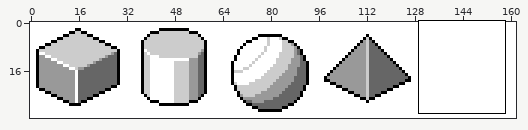
Pixel-art file: BasicShapes/5shapes.aseprite. The first picture is a wide view before the edit; the outline marks the close-up.
Close-up. Earlier state:
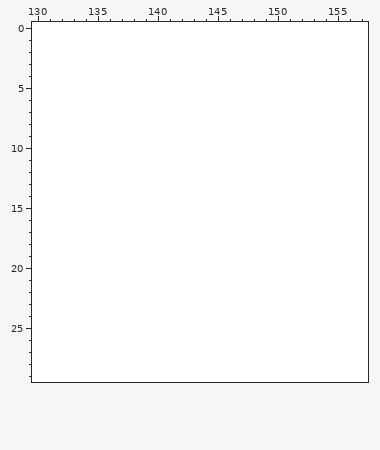
162x32 pixels, 1 frame. Shown: x 130..157, y 0..29.
After the commit:
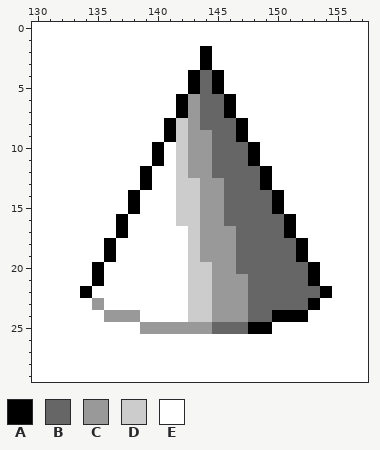
Palette (. is transparent): A #000000  B #666666  C #999999  D #cccccc  E #ffffff
The author wrote: shaded cone.
Change:
--- layer "Layer 2"
@@ x 130..157 @@
  1 EEEEEEEEEEEEEEEEEEEEEEEEEEEE
- 2 EEEEEEEEEEEEEEEEEEEEEEEEEEEE
- 3 EEEEEEEEEEEEEEEEEEEEEEEEEEEE
- 4 EEEEEEEEEEEEEEEEEEEEEEEEEEEE
- 5 EEEEEEEEEEEEEEEEEEEEEEEEEEEE
- 6 EEEEEEEEEEEEEEEEEEEEEEEEEEEE
- 7 EEEEEEEEEEEEEEEEEEEEEEEEEEEE
- 8 EEEEEEEEEEEEEEEEEEEEEEEEEEEE
- 9 EEEEEEEEEEEEEEEEEEEEEEEEEEEE
-10 EEEEEEEEEEEEEEEEEEEEEEEEEEEE
-11 EEEEEEEEEEEEEEEEEEEEEEEEEEEE
-12 EEEEEEEEEEEEEEEEEEEEEEEEEEEE
-13 EEEEEEEEEEEEEEEEEEEEEEEEEEEE
-14 EEEEEEEEEEEEEEEEEEEEEEEEEEEE
-15 EEEEEEEEEEEEEEEEEEEEEEEEEEEE
-16 EEEEEEEEEEEEEEEEEEEEEEEEEEEE
-17 EEEEEEEEEEEEEEEEEEEEEEEEEEEE
-18 EEEEEEEEEEEEEEEEEEEEEEEEEEEE
-19 EEEEEEEEEEEEEEEEEEEEEEEEEEEE
-20 EEEEEEEEEEEEEEEEEEEEEEEEEEEE
-21 EEEEEEEEEEEEEEEEEEEEEEEEEEEE
-22 EEEEEEEEEEEEEEEEEEEEEEEEEEEE
-23 EEEEEEEEEEEEEEEEEEEEEEEEEEEE
-24 EEEEEEEEEEEEEEEEEEEEEEEEEEEE
-25 EEEEEEEEEEEEEEEEEEEEEEEEEEEE
+ 2 EEEEEEEEEEEEEEAEEEEEEEEEEEEE
+ 3 EEEEEEEEEEEEEEAEEEEEEEEEEEEE
+ 4 EEEEEEEEEEEEEABAEEEEEEEEEEEE
+ 5 EEEEEEEEEEEEEABAEEEEEEEEEEEE
+ 6 EEEEEEEEEEEEACBBAEEEEEEEEEEE
+ 7 EEEEEEEEEEEEACBBAEEEEEEEEEEE
+ 8 EEEEEEEEEEEADCBBBAEEEEEEEEEE
+ 9 EEEEEEEEEEEADCCBBAEEEEEEEEEE
+10 EEEEEEEEEEAEDCCBBBAEEEEEEEEE
+11 EEEEEEEEEEAEDCCBBBAEEEEEEEEE
+12 EEEEEEEEEAEEDCCBBBBAEEEEEEEE
+13 EEEEEEEEEAEEDDCCBBBAEEEEEEEE
+14 EEEEEEEEAEEEDDCCBBBBAEEEEEEE
+15 EEEEEEEEAEEEDDCCBBBBAEEEEEEE
+16 EEEEEEEAEEEEDDCCBBBBBAEEEEEE
+17 EEEEEEEAEEEEEDCCCBBBBAEEEEEE
+18 EEEEEEAEEEEEEDCCCBBBBBAEEEEE
+19 EEEEEEAEEEEEEDCCCBBBBBAEEEEE
+20 EEEEEAEEEEEEEDDCCBBBBBBAEEEE
+21 EEEEEAEEEEEEEDDCCCBBBBBAEEEE
+22 EEEEAEEEEEEEEDDCCCBBBBBBAEEE
+23 EEEEECEEEEEEEDDCCCBBBBBAEEEE
+24 EEEEEECCCEEEEDDCCCBBAAAEEEEE
+25 EEEEEEEEECCCCCCBBBAAEEEEEEEE
 26 EEEEEEEEEEEEEEEEEEEEEEEEEEEE
